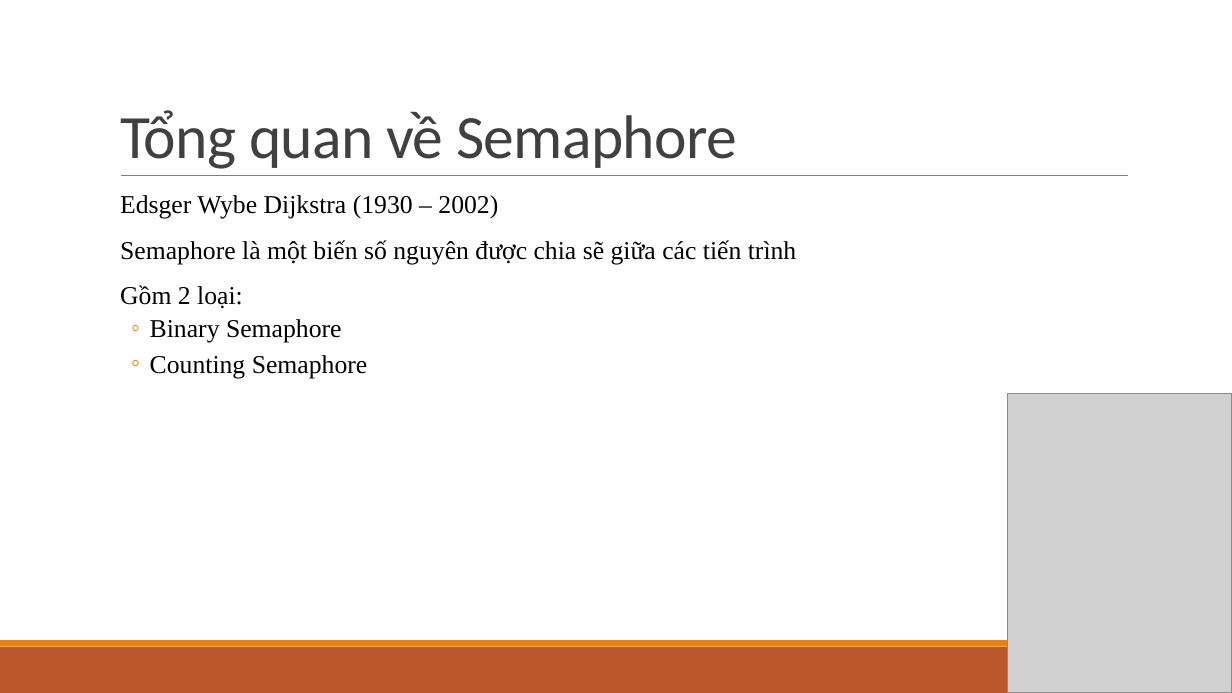
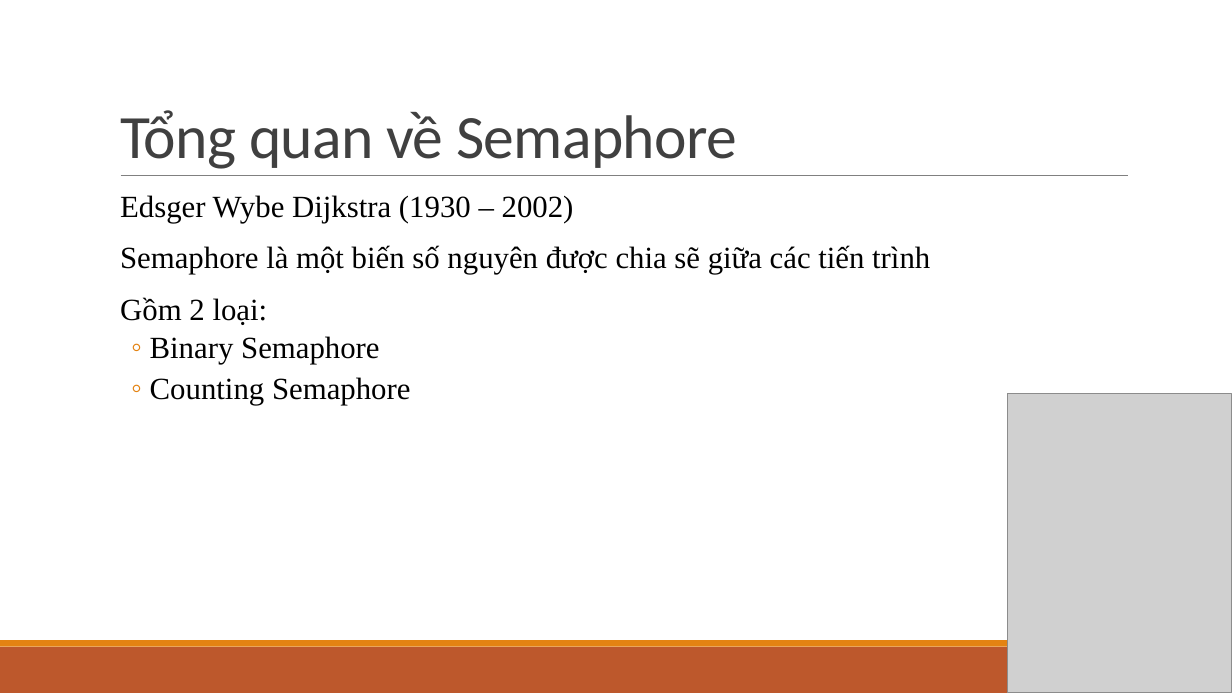
Before and after one commit to sunny-THS/Semaphore_CP, a slide deck: slide 4 of BaoCaoPPT.pptx. Drawn at 1232x693 pixels with LibreOffice and Linux fonts; fonts in the diff are those of the drawing; grey boxes stand for pictures. Boxes give left, top, right and bottom in pixels: in the first picture for what was removed or moved away, otherwise in the second. Text is boxed around its words. In the diff, an @@ line names an element or a change of style, - is before the commit and + after.

Commit message:
bao cao

```diff
--- a/BaoCaoPPT.pptx
+++ b/BaoCaoPPT.pptx
@@ text "Edsger Wybe Dijkstra (1930 – ..." at <box>120,195,930,405</box>: size 20 to 24 pt @@
```
Also in this commit, not shown: 1 other slide changed, 2 slides added.
